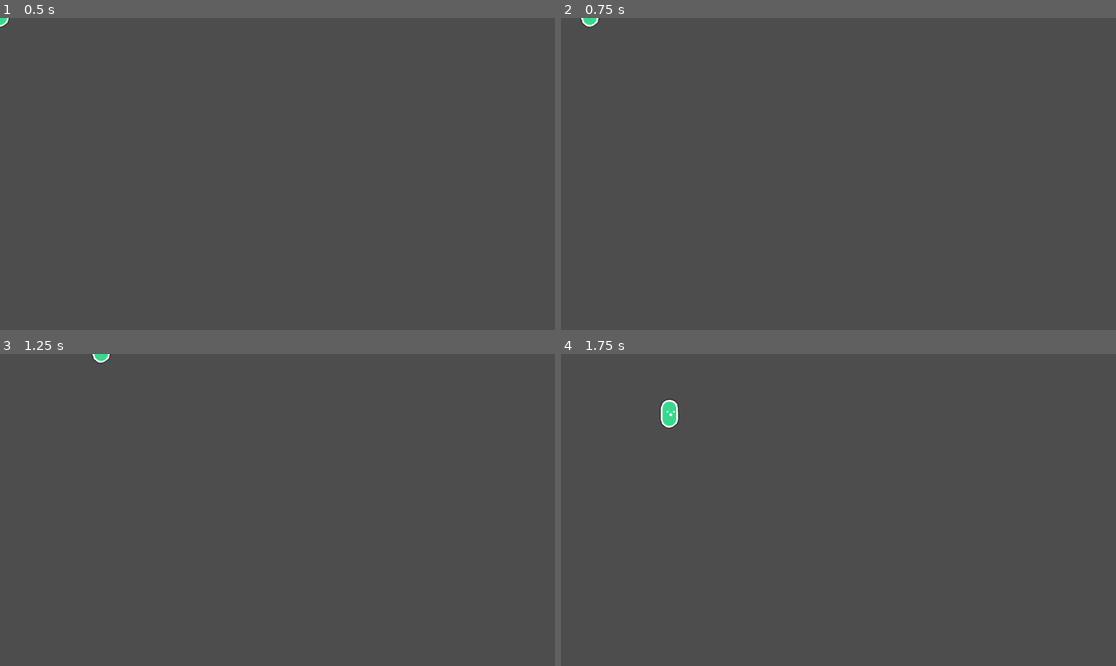
Above: before the commit, frames 1-4 (two rows, left to right).
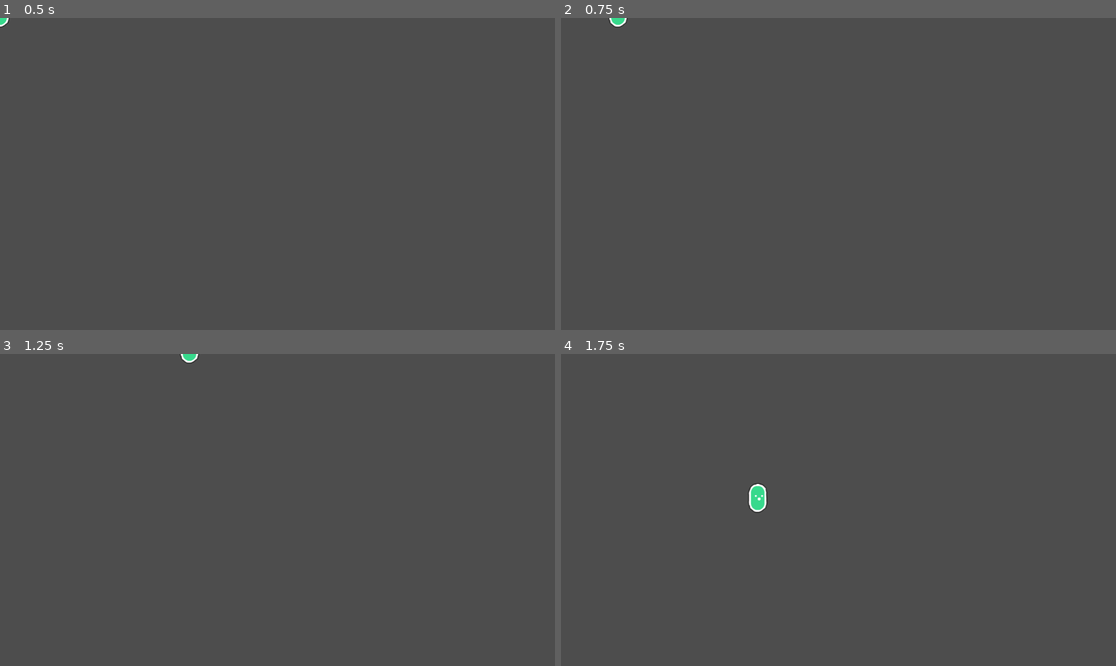
Above: after the commit, the same moments.

Repository: grandeisa/GGJ-2026
Game: Godot game, scene res://node/player.tscn
The game is run twice, just before and just after one commit, with the same random seed, the same clock (stepped at 60 frames per second) and the same inputs. The project has no main scene, so this scene is started directly.
Inputs:
- Up to frame 1 (0.5 s): no input
- Up to frame 2 (0.75 s): tap Enter at 0.5 s; hold Right (p-right) from 0.53 s (still down); tap Space (p-bash) at 0.6 s
- Up to frame 3 (1.25 s): keep holding Right (p-right)
- Up to frame 4 (1.75 s): release Right (p-right) at 1.28 s; hold Down (p-down) from 1.28 s (still down); tap Space (p-bash) at 1.35 s

Frame 1 is identical in both runs. In frame 2, 0.2% of the frame differs, in the area x 3-13%, y 0-4%; in frame 3, 0.2%; in frame 4, 0.5%, in the area x 17-38%, y 14-52%.

Commit message:
Add player bash

Diff:
--- a/node/player.tscn
+++ b/node/player.tscn
@@ -4,6 +4,7 @@
 [ext_resource type="Texture2D" uid="uid://c24gq06dj6366" path="res://thirdparty/kenney-scribble-platformer/PNG/Default/character_roundGreen.png" id="1_ial8t"]
 [ext_resource type="Script" uid="uid://dab1iic18o3db" path="res://scripts/state-machine/player/player_state_machine.gd" id="3_r142e"]
 [ext_resource type="Script" uid="uid://dpw73sar5a61o" path="res://scripts/state-machine/player/walk_player_state.gd" id="4_q2goq"]
+[ext_resource type="Script" uid="uid://d7lpx3pt02n3" path="res://scripts/state-machine/player/bash_player_state.gd" id="5_3bvod"]
 
 [sub_resource type="CircleShape2D" id="CircleShape2D_1n1oq"]
 radius = 18.027756
@@ -11,6 +12,8 @@
 [node name="Player" type="CharacterBody2D" unique_id=1861747996]
 motion_mode = 1
 script = ExtResource("1_1n1oq")
+bash_velocity = 800.0
+bash_duration = 0.35
 
 [node name="Sprite2D" type="Sprite2D" parent="." unique_id=847813234]
 position = Vector2(0, -10)
@@ -26,3 +29,7 @@
 [node name="Walk" type="Node" parent="PlayerStateMachine" unique_id=436228990]
 script = ExtResource("4_q2goq")
 metadata/_custom_type_script = "uid://cigifrvr4jil7"
+
+[node name="Bash" type="Node" parent="PlayerStateMachine" unique_id=922323001]
+script = ExtResource("5_3bvod")
+metadata/_custom_type_script = "uid://cigifrvr4jil7"
--- a/scripts/player.gd
+++ b/scripts/player.gd
@@ -3,6 +3,10 @@
 
 const SPEED = 300.0
 
+@export var bash_velocity = 600.0
+@export var bash_duration = 1.0
+
+
 @onready var sprite: Sprite2D = $Sprite2D
 
 var direction: Vector2 = Vector2.UP
--- /dev/null
+++ b/scripts/state-machine/player/bash_player_state.gd
@@ -0,0 +1,26 @@
+extends PlayerState
+### BASH
+# This state is activated when while walking the key is pressed
+# The player then launches themselves toward their walking direction pushing any objects
+# (including players and NPCs) on their way
+
+var timer: Timer
+var direction: Vector2 = Vector2.ZERO
+
+
+func _enter_state() -> void:
+	direction = player.direction.normalized()
+	if not timer:
+		timer = Timer.new()
+		timer.autostart = false
+		timer.timeout.connect(_on_timer_timeout)
+		add_child(timer)
+	timer.start(player.bash_duration)
+
+func _physics_update_state(_delta: float) -> void:
+	player.velocity = direction * player.bash_velocity
+
+	player.move_and_slide()
+
+func _on_timer_timeout():
+	state_transition.emit(self, "walk")
--- a/scripts/state-machine/player/walk_player_state.gd
+++ b/scripts/state-machine/player/walk_player_state.gd
@@ -1,10 +1,18 @@
 extends PlayerState
 ### WALK
+
+func _update_state(_delta: float) -> void:
+	if Input.is_action_just_pressed("p-bash"):
+		state_transition.emit(self, "bash")
+
 func _physics_update_state(delta: float) -> void:
 	var move_direction: Vector2 = Input.get_vector("p-left", "p-right", "p-up", "p-down")
 
 	if move_direction:
-		if move_direction.length() == 1.0:
+		if move_direction.length() > 1.0:
+			move_direction = move_direction.normalized()
+
+		if move_direction.is_normalized():
 			player.direction = move_direction
 		player.velocity = move_direction * Player.SPEED
 		if player.direction.x != 0:
Not shown, added: scripts/state-machine/player/bash_player_state.gd.uid
